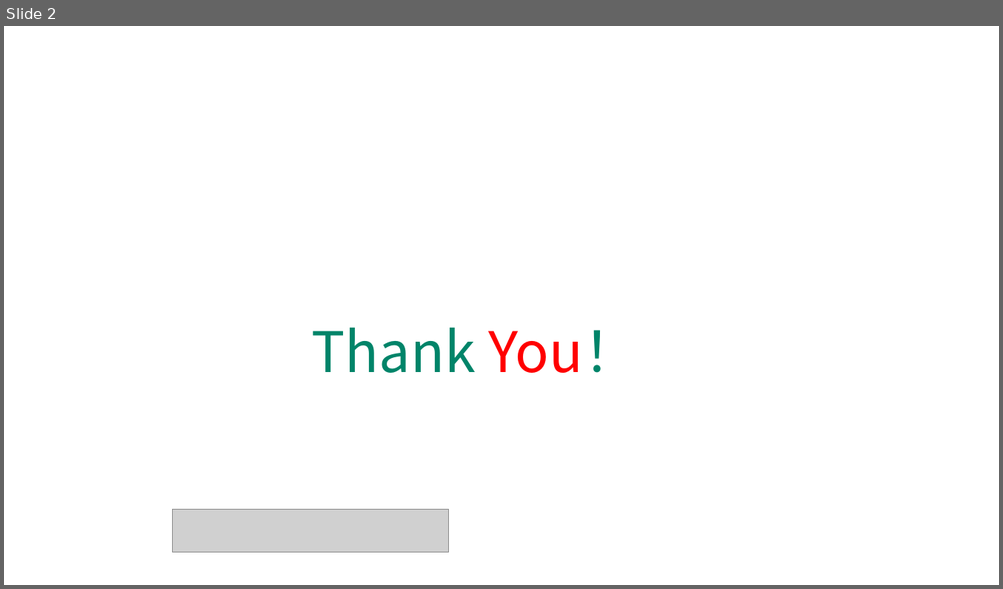
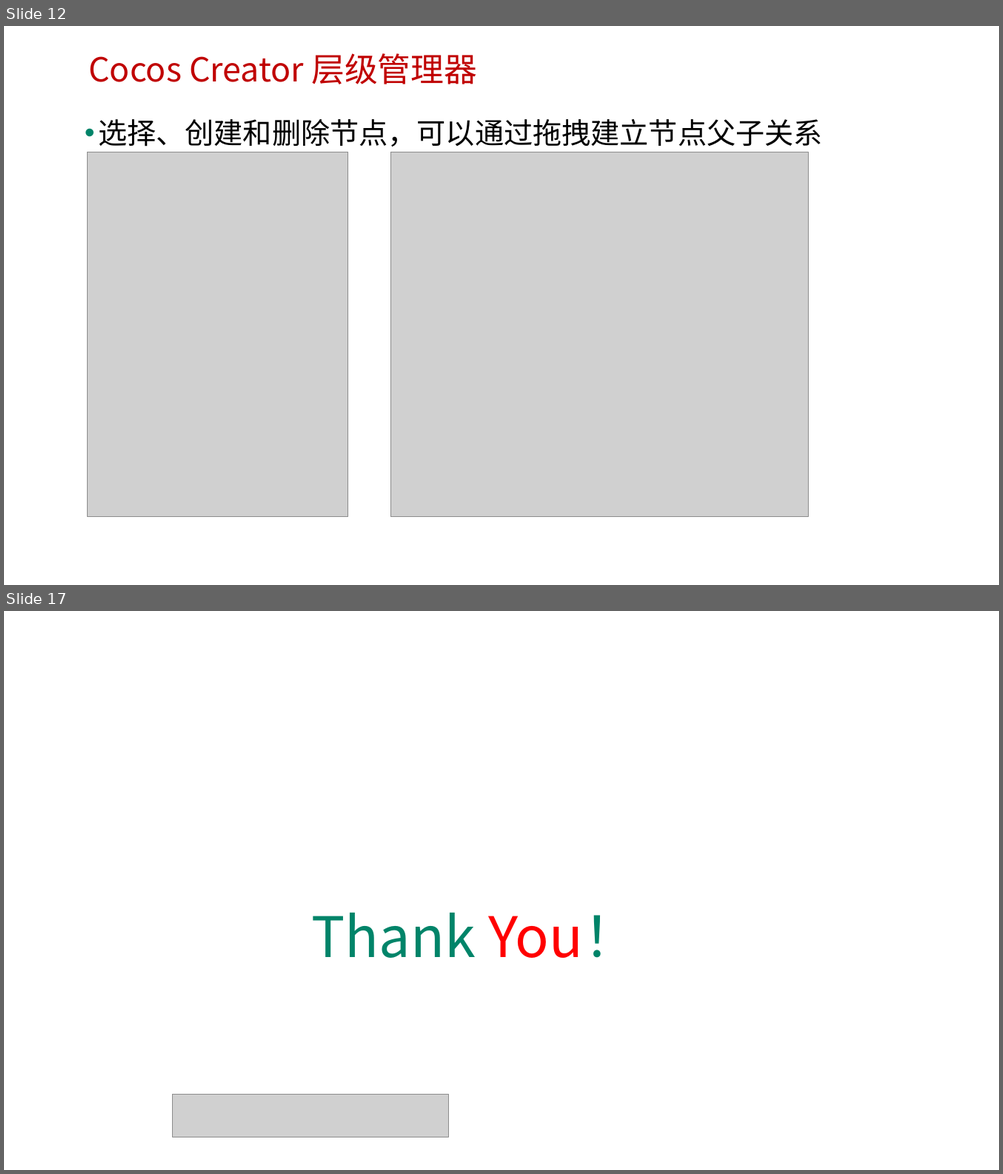
Before and after one commit to edu2act/course-H5-Animation-and-Game-Development, a slide deck: materials/slides/ch16.pptx. Shown one above the other, each under a label of ours: slide 2 before the commit, slides 12 and 17 after it; the slides between them are not shown. The pictures are 1003x589 and 1003x1174 pixels, drawn with LibreOffice and Linux fonts; fonts in the diff are those of the drawing; grey boxes stand for pictures; background and template pictures are left out. Boxes give left, top, right and bottom in pixels: in the first picture for what was removed or moved away, otherwise in the second. Text is boxed around its words. In the diff, an @@ line names an element or a change of style, - is before the commit and + after.

```diff
--- a/materials/slides/ch16.pptx
+++ b/materials/slides/ch16.pptx
@@ slide 12 added at (4, 26, 999, 585), background picture (left out) @@
@@ text added at (88, 53, 477, 84), 32 pt, text #C00000 @@
+Cocos Creator 层级管理器
@@ text added at (98, 119, 822, 147), 28 pt, text #000000 @@
+• 选择、创建和删除节点，可以通过拖拽建立节点父子关系
@@ picture added at (87, 152, 348, 517) @@
@@ picture added at (390, 152, 808, 517) @@
@@ what was slide 2 is now slide 17 @@
```
Also in this commit, not shown: 1 slide changed, 14 other slides added, 22 other files.
